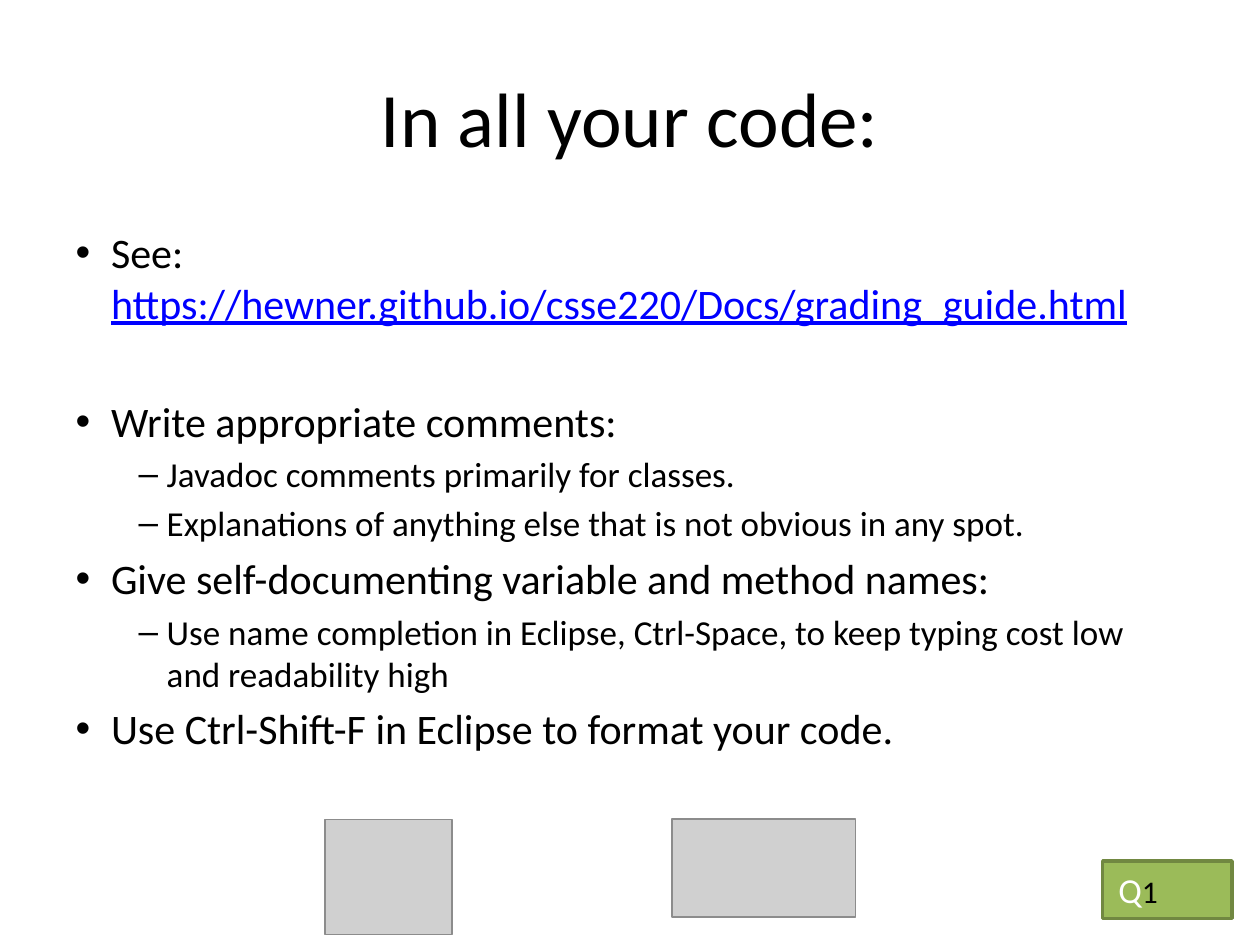
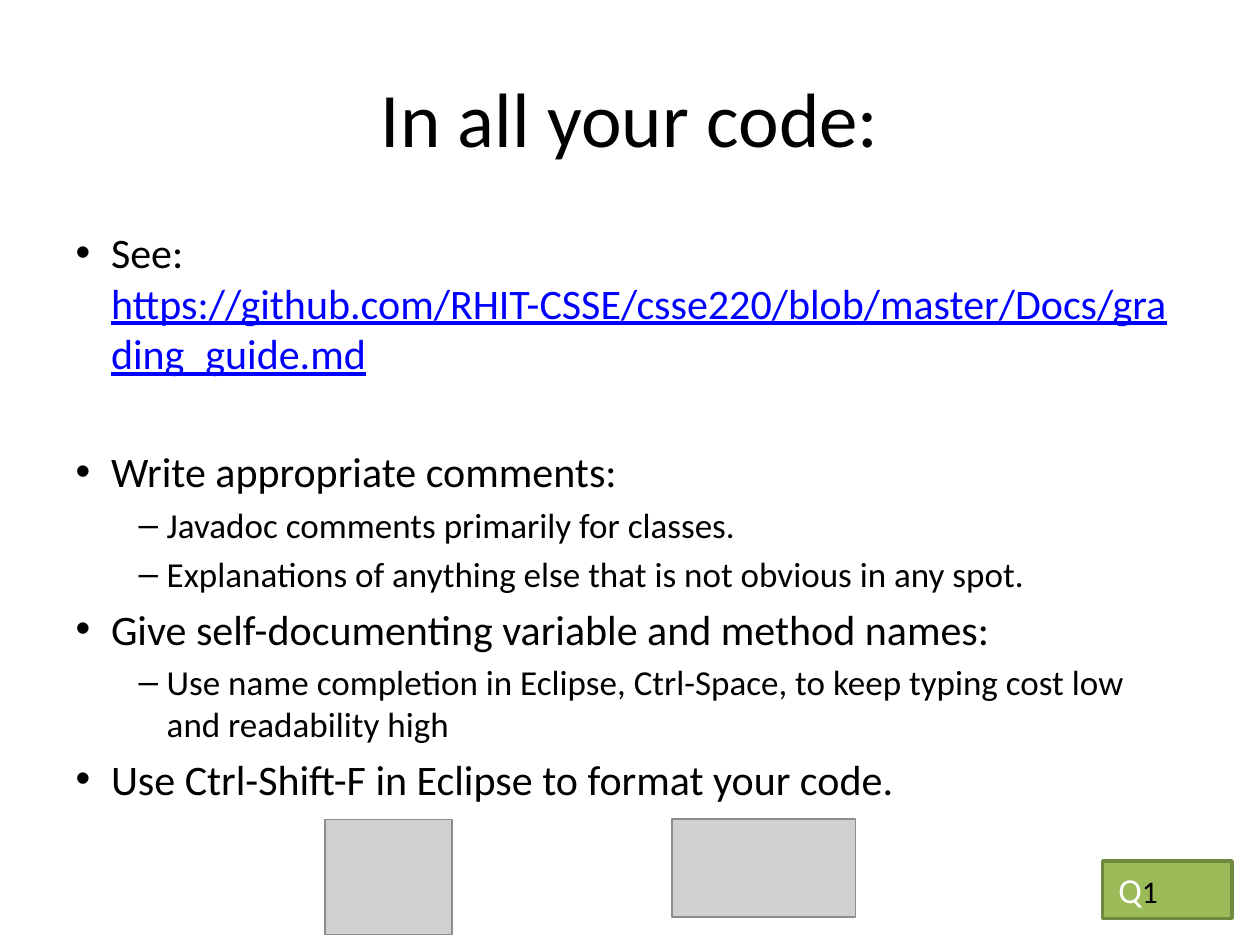
Before and after one commit to RHIT-CSSE/csse220, a slide deck: slide 7 of ClassMaterials/ObjectIntroAndMisc/Slides/ObjectIntroAndMisc.pptx. Drawn at 1260x945 pixels with LibreOffice and Linux fonts; fonts in the diff are those of the drawing; grey boxes stand for pictures. Boxes give left, top, right and bottom in pixels: in the first picture for what was removed or moved away, otherwise in the second. Text is boxed around its words. In the diff, an @@ line names an element or a change of style, - is before the commit and + after.

Commit message:
Changed link in Objects slides

```diff
--- a/ClassMaterials/ObjectIntroAndMisc/Slides/ObjectIntroAndMisc.pptx
+++ b/ClassMaterials/ObjectIntroAndMisc/Slides/ObjectIntroAndMisc.pptx
@@ text at (111,240,1166,377): text changed @@
-• See: https://hewner.github.io/csse220/Docs/grading_guide.html
+• See: https://github.com/RHIT-CSSE/csse220/blob/master/Docs/grading_guide.md
```
